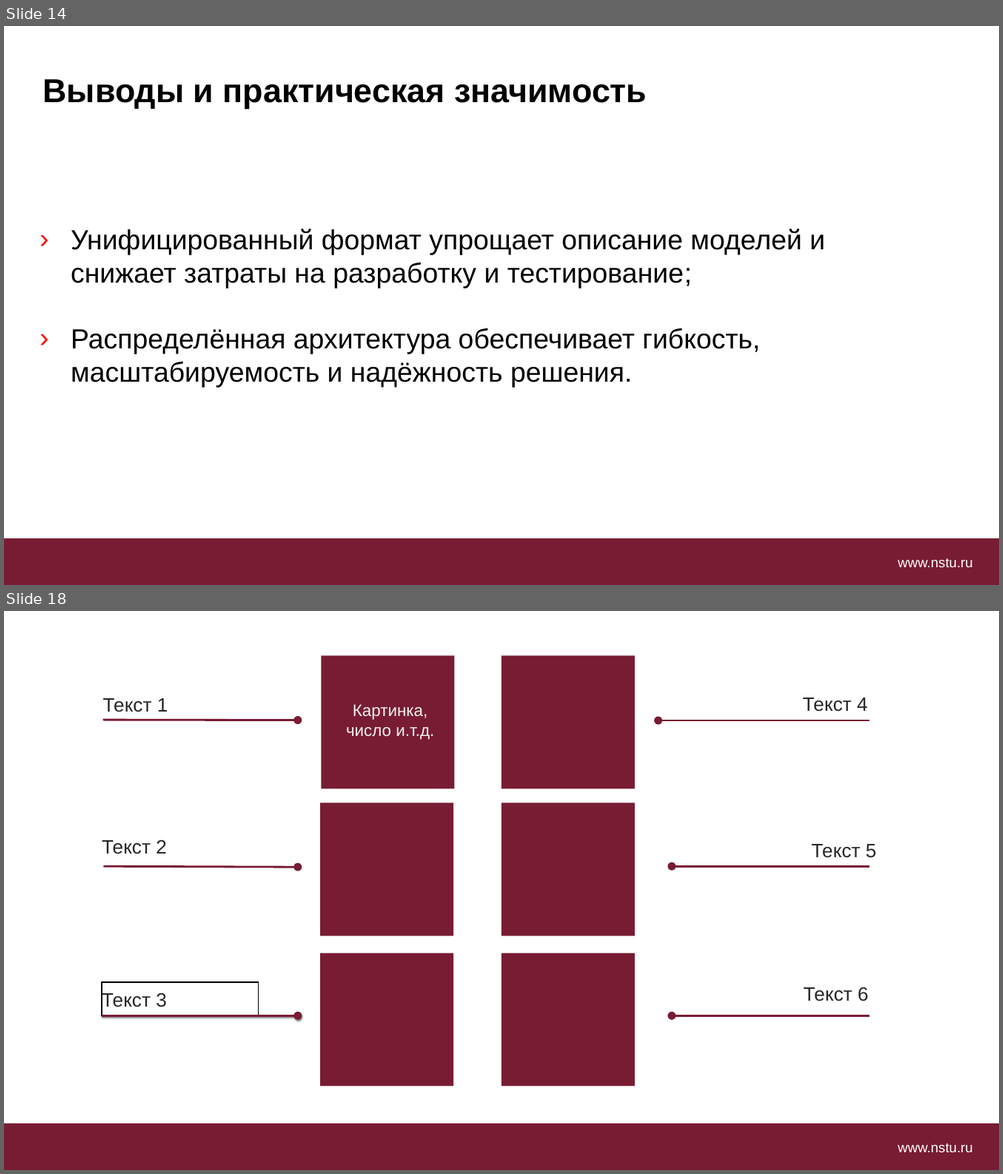
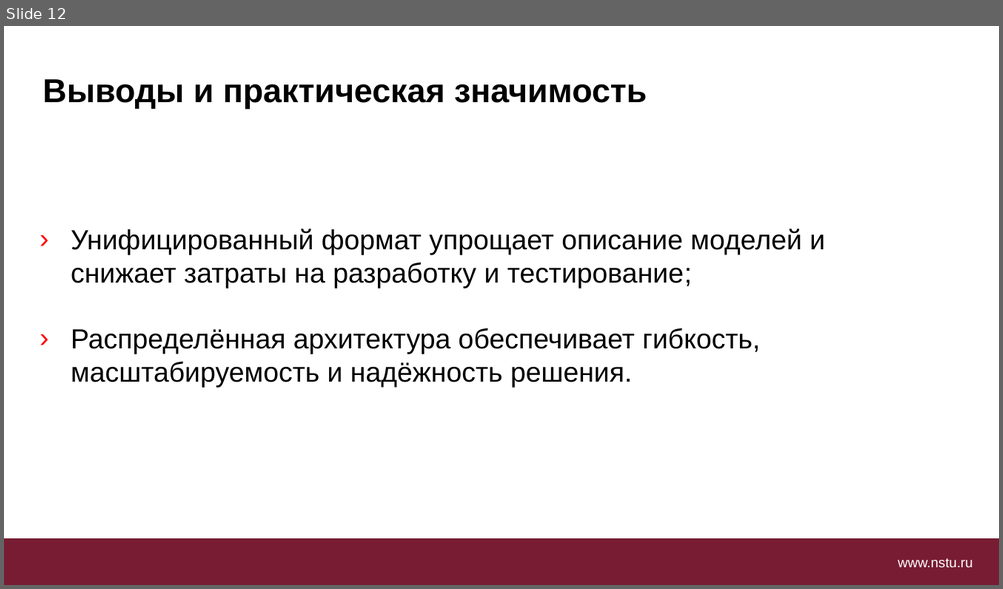
Before and after one commit to blrds/diploma, a slide deck: преза.pptx. Shown one above the other, each under a label of ours: slides 14 and 18 before the commit, slide 12 after it; the slides between them are not shown. The pictures are 1003x1174 and 1003x589 pixels, drawn with LibreOffice and Linux fonts; fonts in the diff are those of the drawing; background and template pictures are left out. Boxes give left, top, right and bottom in pixels: in the first picture for what was removed or moved away, otherwise in the second. Text is boxed around its words. In the diff, an @@ line names an element or a change of style, - is before the commit and + after.

```diff
--- a/преза.pptx
+++ b/преза.pptx
@@ slide 18 removed at bbox=[4, 611, 999, 1170], background #FFFFFF; not listed: 2 template elements that a slide beside it also shows @@
@@ rectangle removed at bbox=[321, 655, 455, 789] @@
@@ rectangle removed at bbox=[501, 655, 634, 789] @@
@@ text removed at bbox=[103, 698, 168, 712] @@
-Текст 1
@@ text removed at bbox=[802, 698, 868, 712] @@
-Текст 4
@@ arrow removed from (102, 719) to (297, 721) @@
@@ text removed at bbox=[346, 704, 434, 740] @@
-Картинка,
-число и.т.д.
@@ arrow removed from (869, 721) to (657, 721) @@
@@ rectangle removed at bbox=[320, 803, 453, 936] @@
@@ rectangle removed at bbox=[501, 803, 634, 936] @@
@@ text removed at bbox=[102, 840, 167, 854] @@
-Текст 2
@@ text removed at bbox=[811, 844, 876, 858] @@
-Текст 5
@@ arrow removed from (103, 866) to (297, 868) @@
@@ arrow removed from (869, 866) to (671, 866) @@
@@ rectangle removed at bbox=[320, 953, 453, 1086] @@
@@ rectangle removed at bbox=[501, 953, 634, 1086] @@
@@ rectangle removed at bbox=[102, 983, 258, 1017] @@
-Текст 3
@@ text removed at bbox=[803, 987, 868, 1002] @@
-Текст 6
@@ arrow removed from (102, 1016) to (297, 1016) @@
@@ arrow removed from (869, 1016) to (671, 1016) @@
@@ what was slide 14 is now slide 12 @@
```
Also in this commit, not shown: 4 slides changed, 6 slides added, 10 other slides removed, 2 other files.
